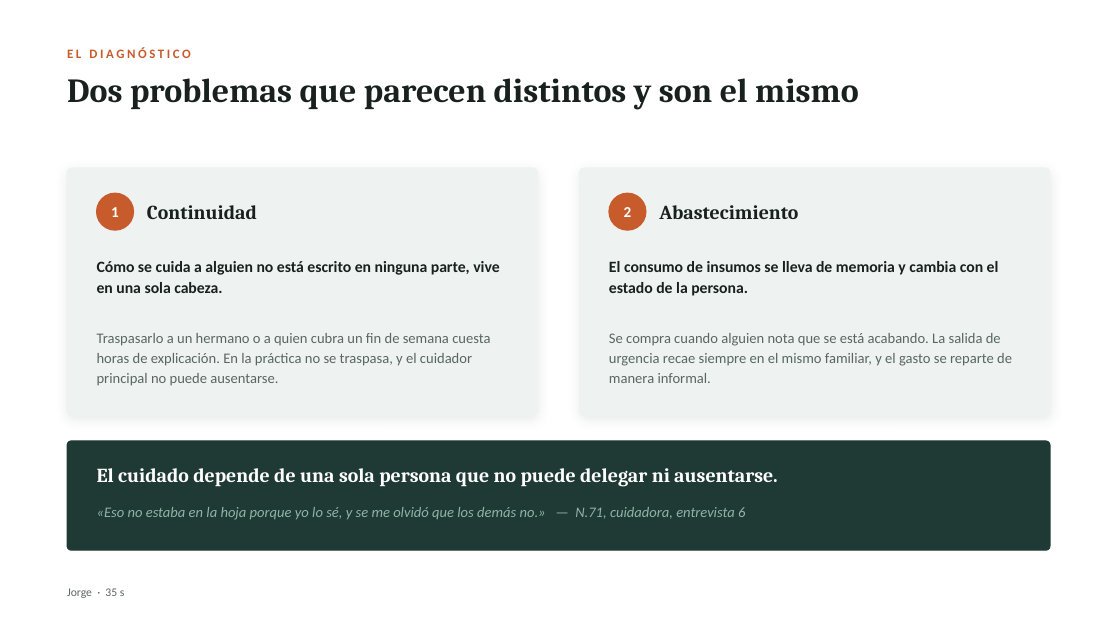
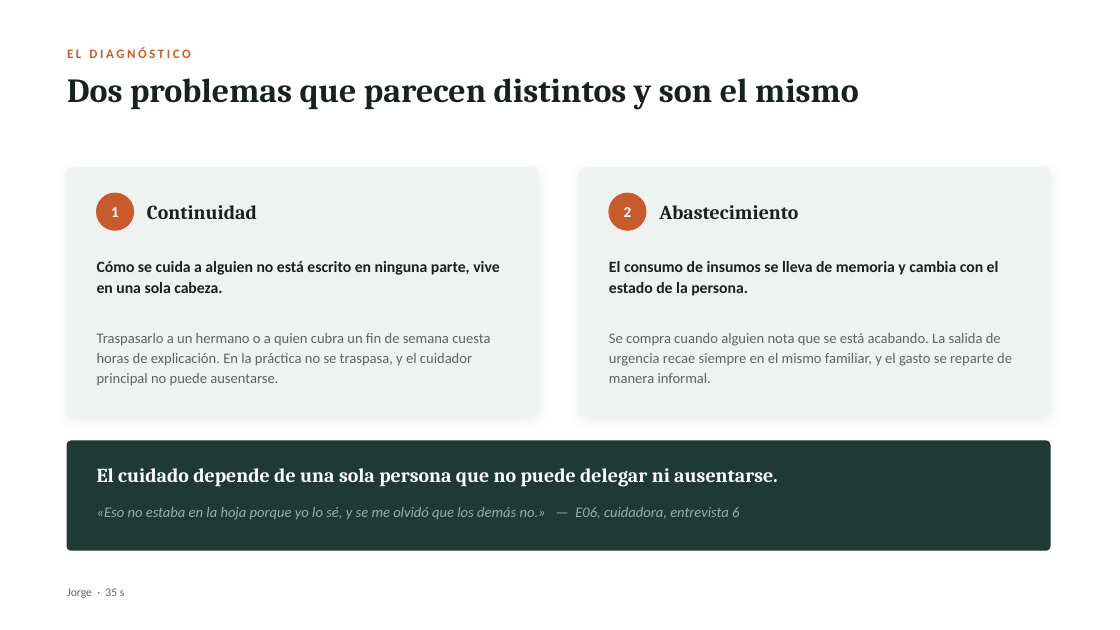
Before and after one commit to MartinHenriquez131/MATU, a slide deck: slide 3 of Fase 1/Evidencias Grupales/MATU_Presentacion_Fase1.pptx. Drawn at 1120x630 pixels with LibreOffice and Linux fonts; fonts in the diff are those of the drawing. Boxes give left, top, right and bottom in pixels: in the first picture for what was removed or moved away, otherwise in the second. Text is boxed around its words. In the diff, an @@ line names an element or a change of style, - is before the commit and + after.

```diff
--- a/Fase 1/Evidencias Grupales/MATU_Presentacion_Fase1.pptx
+++ b/Fase 1/Evidencias Grupales/MATU_Presentacion_Fase1.pptx
@@ text at (97, 507, 739, 520): text changed @@
-«Eso no estaba en la hoja porque yo lo sé, y se me olvidó que los demás no.» — N.71, cuidadora, entrevista 6
+«Eso no estaba en la hoja porque yo lo sé, y se me olvidó que los demás no.» — E06, cuidadora, entrevista 6
```
Also in this commit, not shown: 10 other files.
